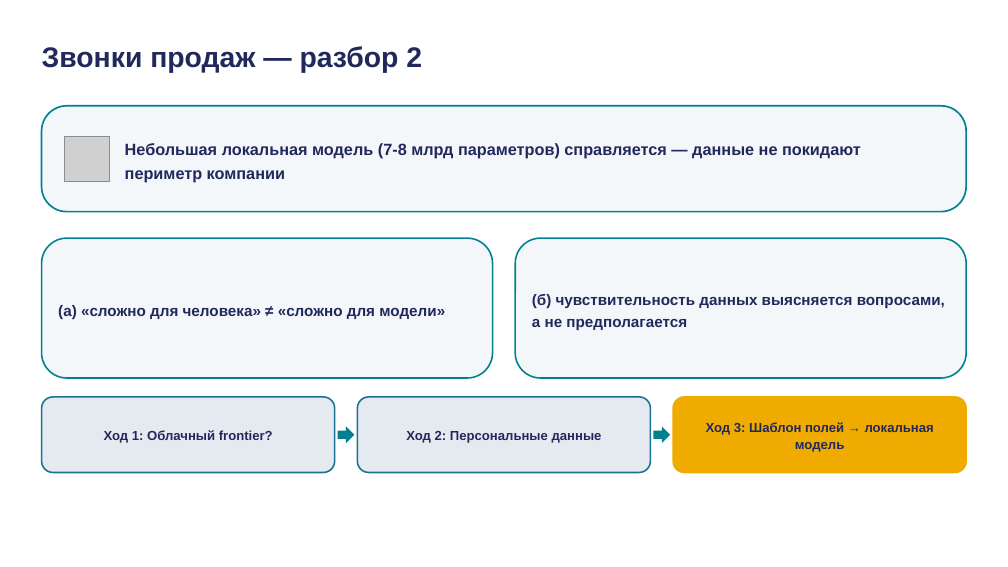
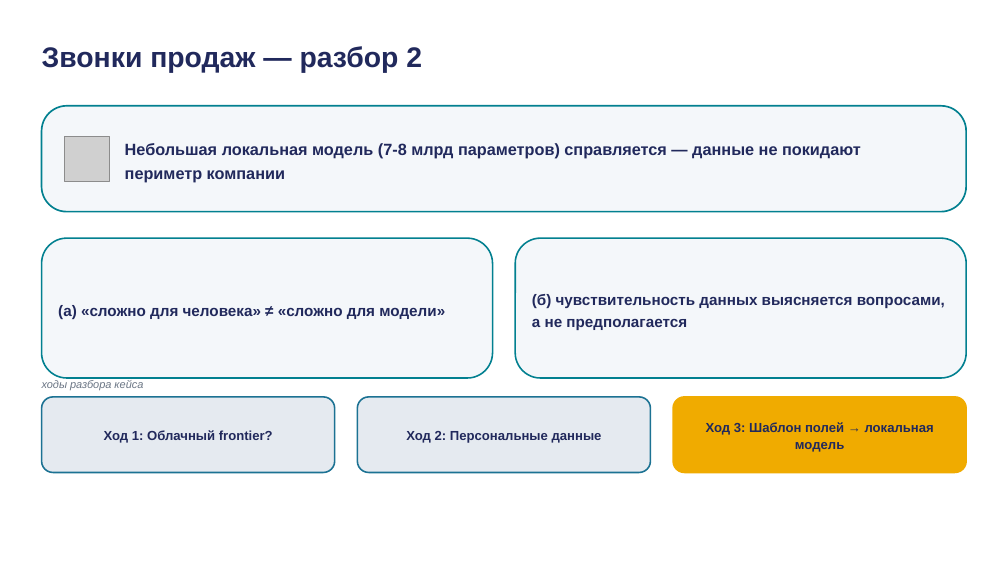
Before and after one commit to tellina-study/AI-usage-lessons, a slide deck: slide 33 of library/seminars/sem-02/rendered/sem-02.pptx. Drawn at 1008x567 pixels with LibreOffice and Linux fonts; fonts in the diff are those of the drawing; grey boxes stand for pictures. Boxes give left, top, right and bottom in pixels: in the first picture for what was removed or moved away, otherwise in the second. Text is boxed around its words. In the diff, an @@ line names an element or a change of style, - is before the commit and + after.

```diff
--- a/library/seminars/sem-02/rendered/sem-02.pptx
+++ b/library/seminars/sem-02/rendered/sem-02.pptx
@@ text added at bbox=[42, 380, 143, 390], 10.5 pt, text #6B7685, italic @@
+ходы разбора кейса
@@ right arrow removed at bbox=[338, 426, 355, 443] @@
@@ right arrow removed at bbox=[653, 426, 670, 443] @@
```
Also in this commit, not shown: 3 other slides changed, 50 other files.
